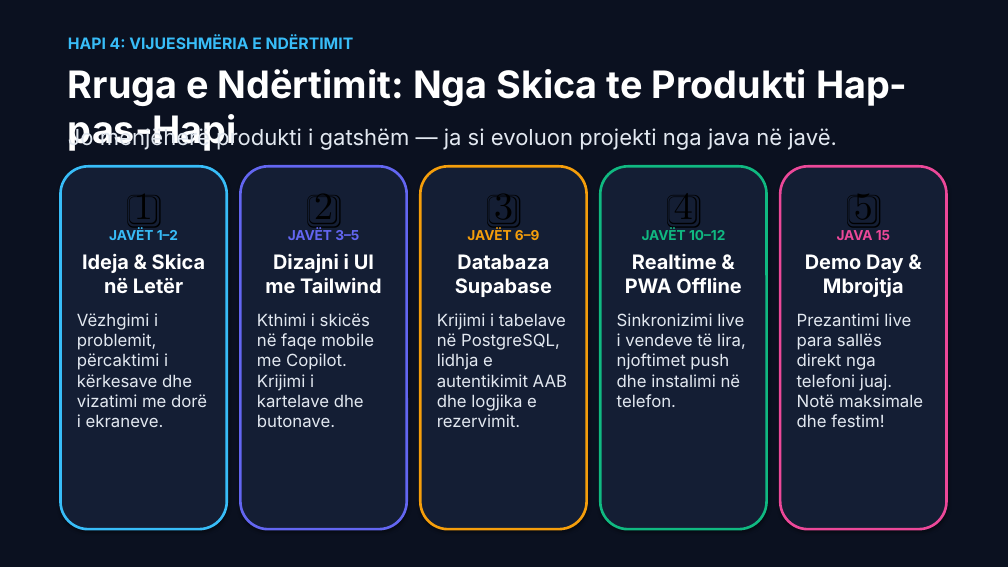
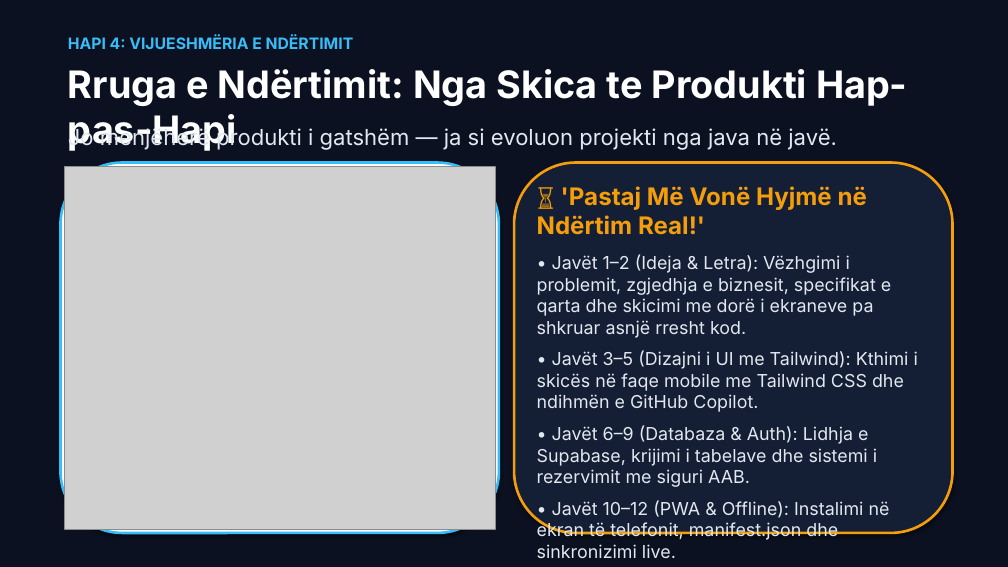
Before and after one commit to arbenl/arbenl.github.io, a slide deck: slide 6 of Jave1_Hyrje_Nextjs_PWA_Copilot_2026.pptx. Drawn at 1008x567 pixels with LibreOffice and Linux fonts; fonts in the diff are those of the drawing; grey boxes stand for pictures. Boxes give left, top, right and bottom in pixels: in the first picture for what was removed or moved away, otherwise in the second. Text is boxed around its words. In the diff, an @@ line names an element or a change of style, - is before the commit and + after.

```diff
--- a/Jave1_Hyrje_Nextjs_PWA_Copilot_2026.pptx
+++ b/Jave1_Hyrje_Nextjs_PWA_Copilot_2026.pptx
@@ rounded rectangle: place and size @@
-rounded rectangle at <box>60,166,227,529</box>
+rounded rectangle at <box>60,163,499,533</box>
@@ rounded rectangle at <box>60,163,499,533</box>: fill #141E34 to #FFFFFF @@
@@ picture added at <box>64,166,495,529</box> @@
@@ rounded rectangle removed at <box>420,166,587,529</box> @@
@@ rounded rectangle: place and size @@
-rounded rectangle at <box>240,166,407,529</box>
+rounded rectangle at <box>514,163,953,533</box>
@@ rounded rectangle at <box>514,163,953,533</box>: outline #6366F1 2.5 pt to #F59E0B 2.5 pt @@
@@ rounded rectangle removed at <box>600,166,767,529</box> @@
@@ rounded rectangle removed at <box>780,166,947,529</box> @@
@@ text removed at <box>77,194,207,427</box> @@
-1️⃣
-JAVËT 1–2
-Ideja & Skica
-në Letër
-Vëzhgimi i problemit, përcaktimi i kërkesave dhe vizatimi me dorë i ekraneve.
@@ text removed at <box>437,194,567,427</box> @@
-3️⃣
-JAVËT 6–9
-Databaza
-Supabase
-Krijimi i tabelave në PostgreSQL, lidhja e autentikimit AAB dhe logjika e rezervimit.
@@ text at <box>537,186,918,558</box>: text changed; size 16 to 17 pt @@
-2️⃣
-JAVËT 3–5
-Dizajni i UI
-me Tailwind
-Kthimi i skicës në faqe mobile me Copilot. Krijimi i kartelave dhe butonave.
+⏳ 'Pastaj Më Vonë Hyjmë në Ndërtim Real!'
+• Javët 1–2 (Ideja & Letra): Vëzhgimi i problemit, zgjedhja e biznesit, specifikat e qarta dhe skicimi me dorë i ekraneve pa shkruar asnjë rresht kod.
+• Javët 3–5 (Dizajni i UI me Tailwind): Kthimi i skicës në faqe mobile me Tailwind CSS dhe ndihmën e GitHub Copilot.
+• Javët 6–9 (Databaza & Auth): Lidhja e Supabase, krijimi i tabelave dhe sistemi i rezervimit me siguri AAB.
+• Javët 10–12 (PWA & Offline): Instalimi në ekran të telefonit, manifest.json dhe sinkronizimi live.
+• Java 15 (Demo Day & Suksesi): Prezantimi live nga telefoni juaj personal para komisionit dhe sallës!
@@ text removed at <box>617,193,746,407</box> @@
-4️⃣
-JAVËT 10–12
-Realtime &
-PWA Offline
-Sinkronizimi live i vendeve të lira, njoftimet push dhe instalimi në telefon.
@@ text removed at <box>797,194,923,427</box> @@
-5️⃣
-JAVA 15
-Demo Day &
-Mbrojtja
-Prezantimi live para sallës direkt nga telefoni juaj. Notë maksimale dhe festim!
```
Also in this commit, not shown: 3 other slides changed, 8 other files.
